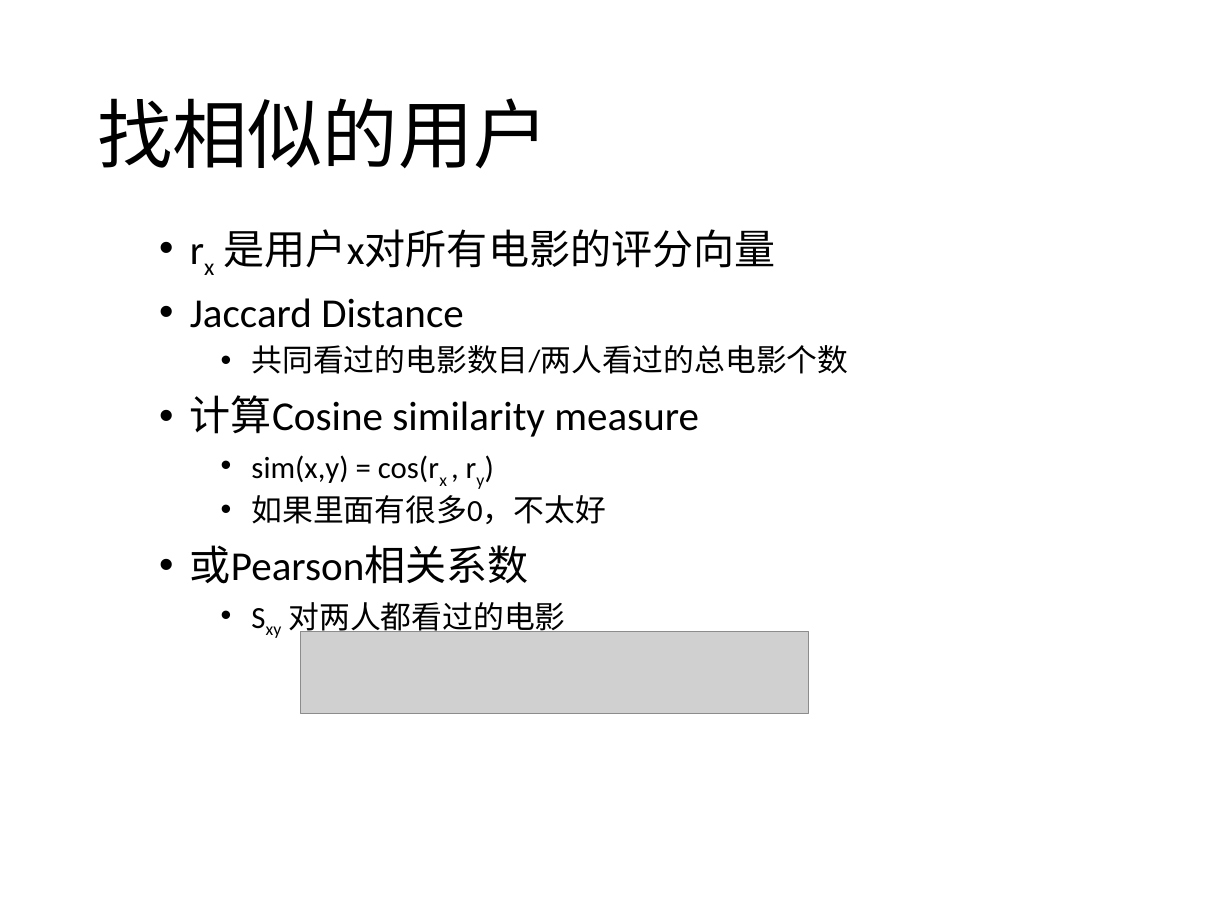
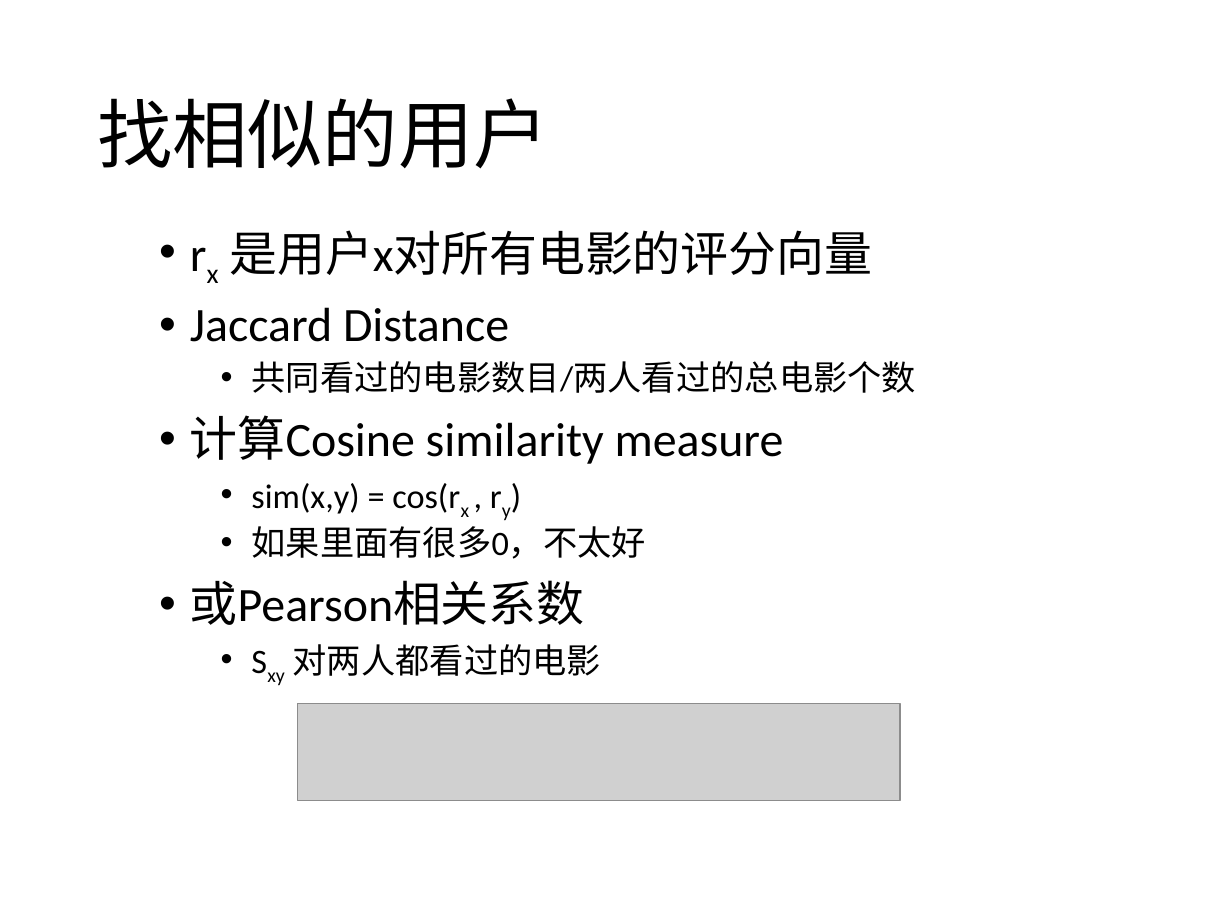
Before and after one commit to yishuai/bigalgo, a slide deck: slide 19 of ppt/15-recsys.pptx. Drawn at 1232x924 pixels with LibreOffice and Linux fonts; fonts in the diff are those of the drawing; grey boxes stand for pictures. Boxes give left, top, right and bottom in pixels: in the first picture for what was removed or moved away, otherwise in the second. Text is boxed around its words. In the diff, an @@ line names an element or a change of style, - is before the commit and + after.

```diff
--- a/ppt/15-recsys.pptx
+++ b/ppt/15-recsys.pptx
@@ text "rx 是用户x对所有电影的评分向量" at bbox=[190, 230, 916, 676]: size 24 to 28 pt in "rx 是用户x对所有电影的评分向量", "Jaccard Distance", "计算Cosine similarity measure", "或Pearson相关系数"; size 18 to 20 pt in "共同看过的电影数目/两人看过的总电影个数", "sim(x,y) = cos(rx , ry)", "如果里面有很多0，不太好", "Sxy 对两人都看过的电影" @@
@@ picture: place and size @@
-picture at bbox=[301, 632, 808, 713]
+picture at bbox=[298, 703, 901, 801]
```
Also in this commit, not shown: 3 other slides changed, 7 other files.
